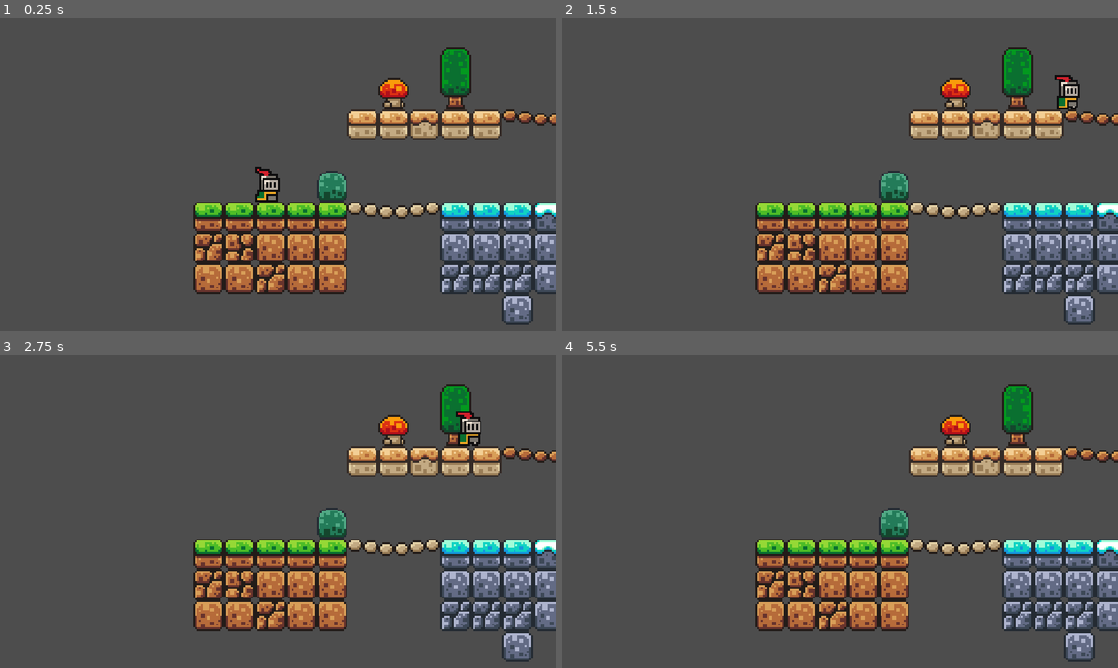
Above: before the commit, frames 1-4 (two rows, left to right).
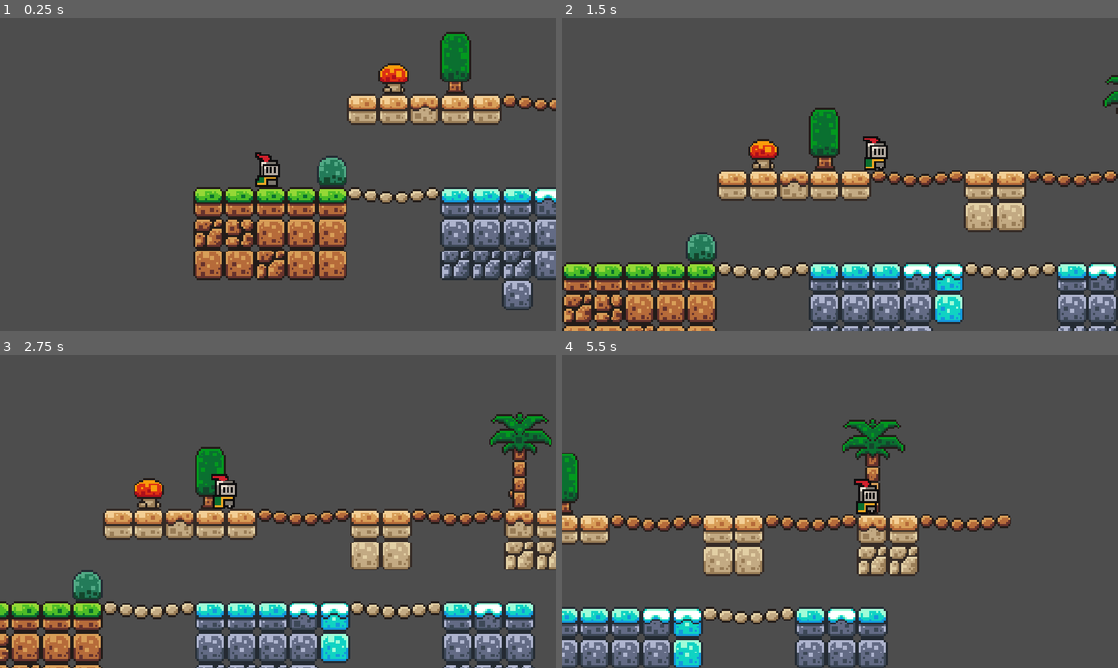
Above: after the commit, the same moments.

Repository: LeonVilovic/gadot-testing-1
Game: Godot game, scene res://scenes/game.tscn
Two runs of this game, one before a commit and one after it. Both use one fixed random seed, a clock stepped at 60 frames per second and the inputs below.
Inputs:
- Up to frame 1 (0.25 s): no input
- Up to frame 2 (1.5 s): tap Enter (ui_accept) at 0.5, 0.77 s; hold Right (ui_right) from 0.53 s (still down)
- Up to frame 3 (2.75 s): tap Enter (ui_accept) at 1.52 s; release Right (ui_right) at 2.03 s; hold Left (ui_left) from 2.03 s (still down)
- Up to frame 4 (5.5 s): release Left (ui_left) at 2.78 s; hold Right (ui_right) 2.78-4.28 s; tap Enter (ui_accept) at 3.02, 3.77, 4.52 s; hold Left (ui_left) 4.28-5.03 s; hold Right (ui_right) from 5.03 s (still down)

The runs differ from the first frame. In frame 1, 20% of the frame differs, in the area x 34-100%, y 4-98%; in frame 2, 37%, in the area x 0-100%, y 9-100%; in frame 3, 37%; in frame 4, 32%.

Commit message:
attach camera to player

Diff:
--- a/scenes/game.tscn
+++ b/scenes/game.tscn
@@ -181,6 +181,7 @@
 position = Vector2(71, 80)
 script = ExtResource("2_yqjtg")
 
-[node name="Camera2D" type="Camera2D" parent="." unique_id=758277191]
-position = Vector2(76, 82)
+[node name="Camera2D" type="Camera2D" parent="CharacterBody2D" unique_id=758277191]
+position = Vector2(5, 2)
 zoom = Vector2(4, 4)
+position_smoothing_enabled = true
